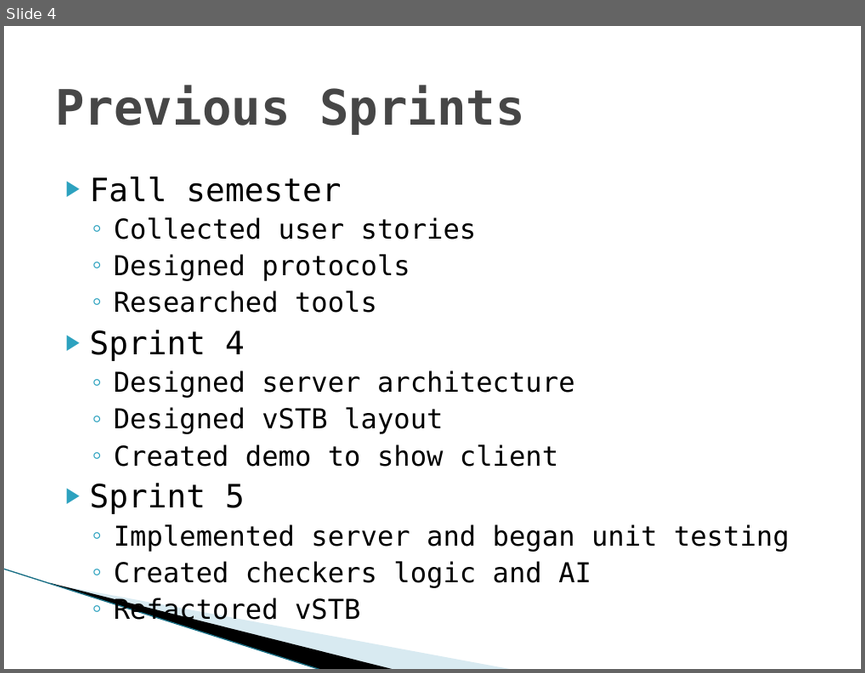
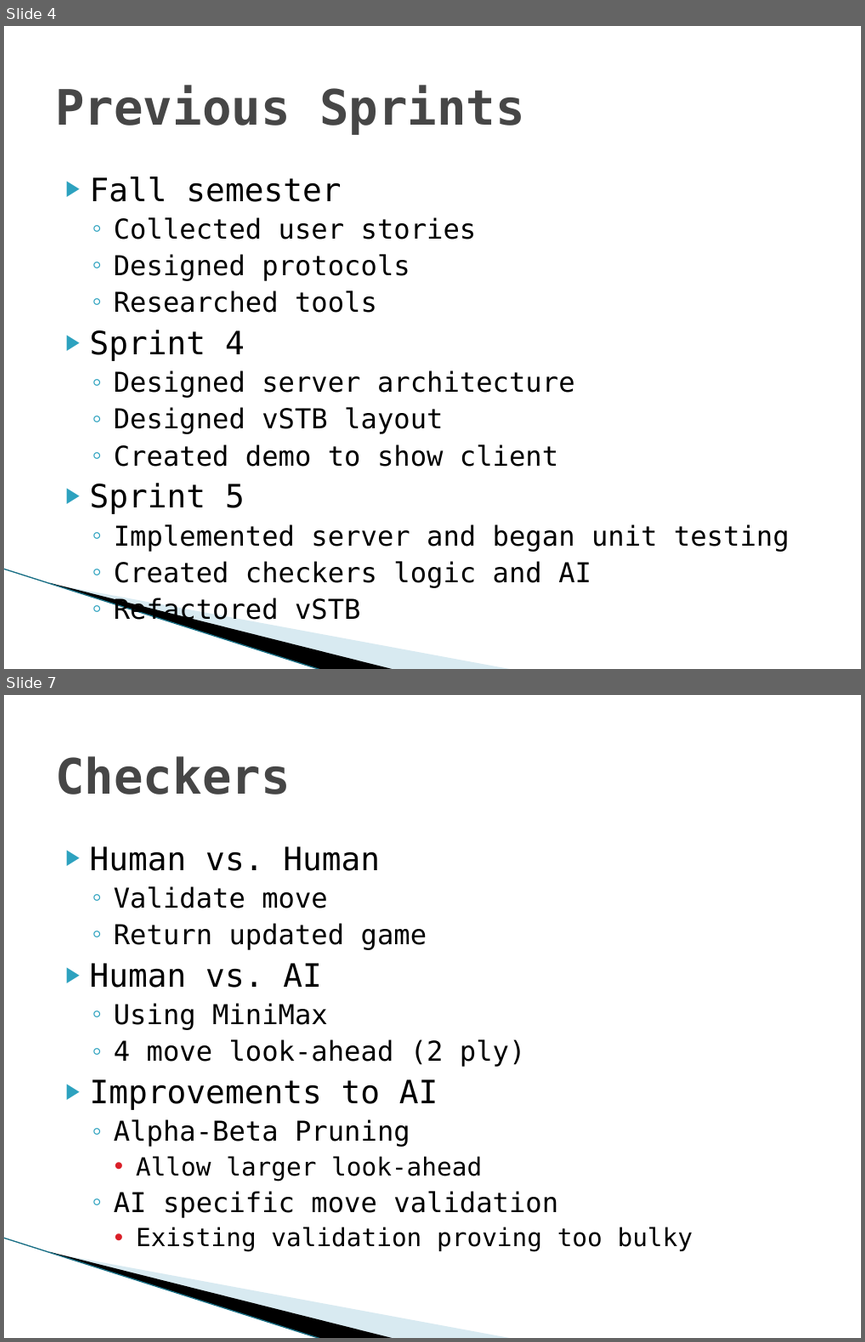
Before and after one commit to SDSMT-CSC/STBMF, a slide deck: docs/srDesign_ClientPresentation3.pptx. Shown one above the other, each under a label of ours: slide 4 before the commit, slides 4 and 7 after it; the slides between them are not shown. The pictures are 865x673 and 865x1342 pixels, drawn with LibreOffice and Linux fonts; fonts in the diff are those of the drawing; background and template pictures are left out. Boxes give left, top, right and bottom in pixels: in the first picture for what was removed or moved away, otherwise in the second. Text is boxed around its words. In the diff, an @@ line names an element or a change of style, - is before the commit and + after.

Commit message:
added checkers slide

```diff
--- a/docs/srDesign_ClientPresentation3.pptx
+++ b/docs/srDesign_ClientPresentation3.pptx
@@ slide 7 added at bbox=[4, 695, 861, 1338], background #FFFFFF; not listed: 3 template elements that a slide beside it also shows @@
@@ title added at bbox=[55, 756, 290, 794], 41 pt, text #464646, bold @@
+Checkers
@@ text added at bbox=[90, 846, 693, 1252], 23 pt, text #000000 @@
+▶ Human vs. Human
+  ◦ Validate move
+  ◦ Return updated game
+▶ Human vs. AI
+  ◦ Using MiniMax
+  ◦ 4 move look-ahead (2 ply)
+▶ Improvements to AI
+  ◦ Alpha-Beta Pruning
+    • Allow larger look-ahead
+  ◦ AI specific move validation
+    • Existing validation proving too bulky
```
Also in this commit, not shown: 2 other slides added, 1 slide removed.
